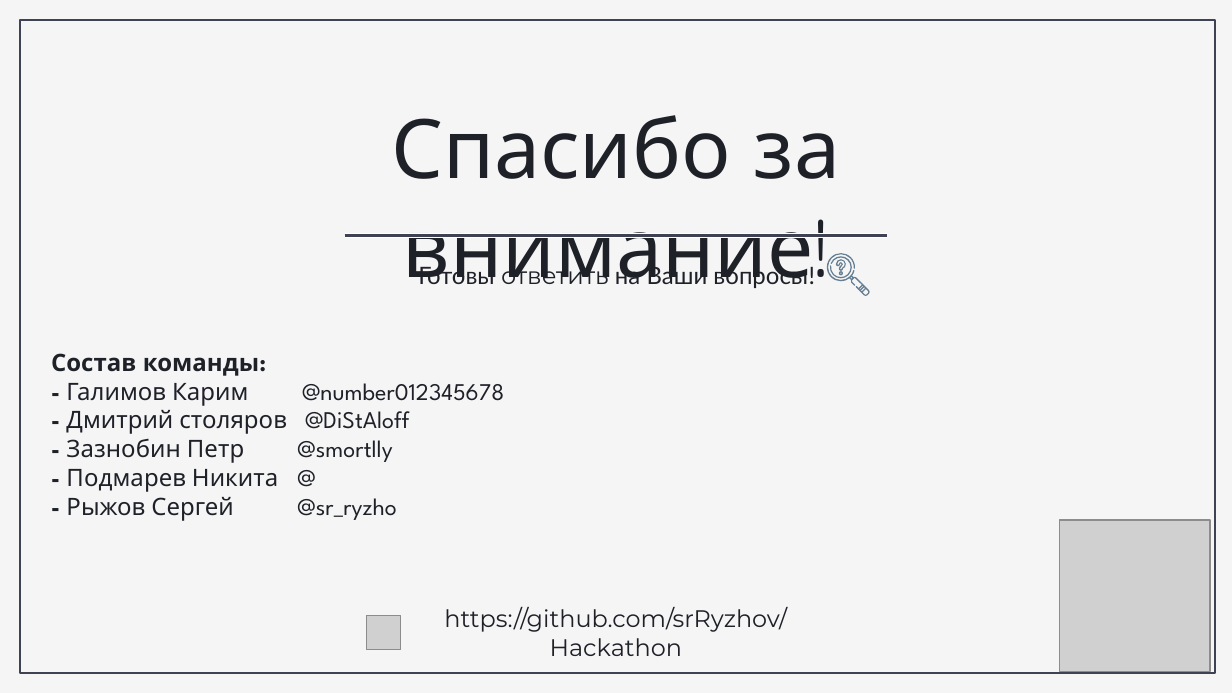
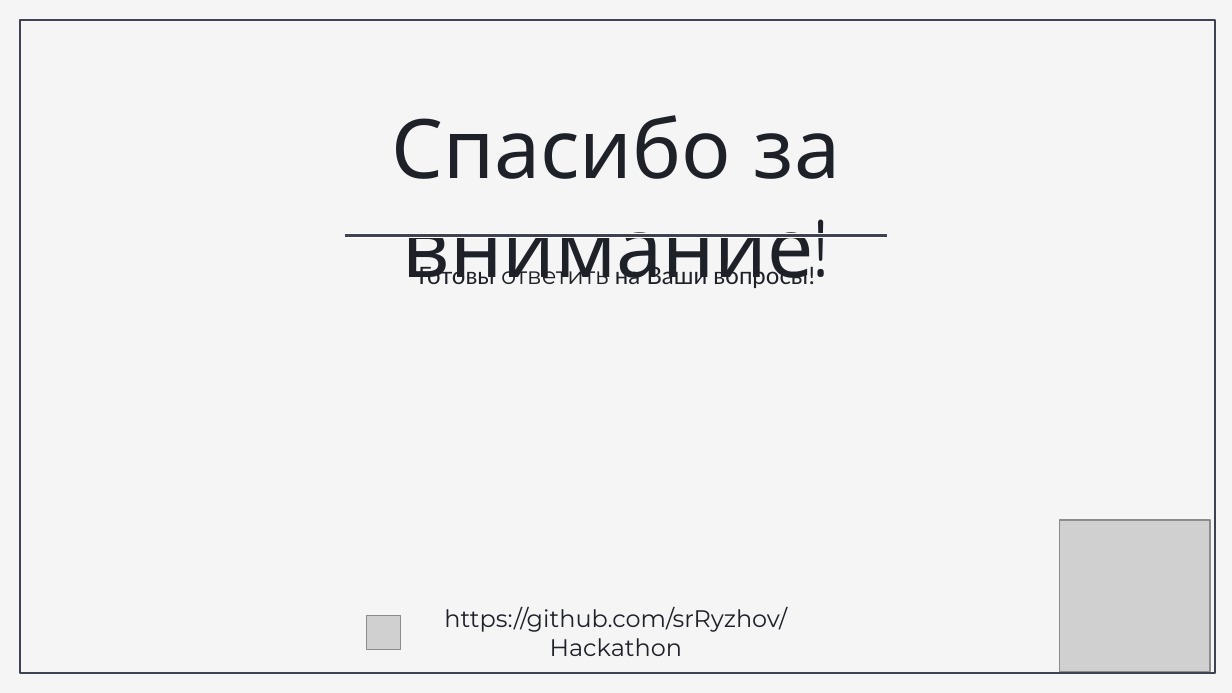
Before and after one commit to ryzhovsr/Hackathon, a slide deck: slide 10 of Снегири. Презентация.pptx (slide 9 before the commit). Drawn at 1232x693 pixels with LibreOffice and Linux fonts; fonts in the diff are those of the drawing; grey boxes stand for pictures; background and template pictures are left out. Boxes give left, top, right and bottom in pixels: in the first picture for what was removed or moved away, otherwise in the second. Text is boxed around its words. In the diff, an @@ line names an element or a change of style, - is before the commit and + after.

Commit message:
Добавил слайд с ролями команды

```diff
--- a/Снегири. Презентация.pptx
+++ b/Снегири. Презентация.pptx
@@ group removed at <box>827,254,870,297</box>: 4 freeform shapes @@
@@ text removed at <box>51,353,504,521</box> @@
-Состав команды:
-- Галимов Карим @number012345678
-- Дмитрий столяров @DiStAloff
-- Зазнобин Петр @smortlly
-- Подмарев Никита @
-- Рыжов Сергей @sr_ryzho
```
Also in this commit, not shown: 1 other slide changed, 2 slides added, 1 slide removed.
